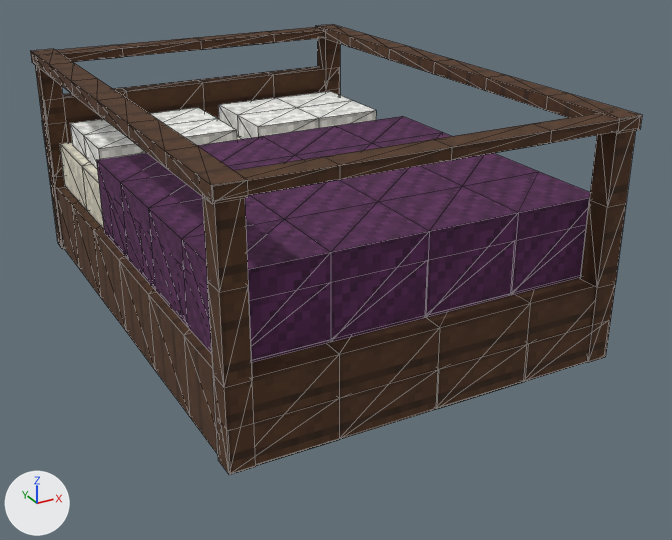
One commit to the glTF model art/props-3d/props/blocky/doubleBed_10.glb: the scene before it, then after it.
Rendered twice from a camera (50 mm lens) standing at (-1.95, -3.98, 2.26) and looking at (0.12, -0.21, 0.37). Lighting does not change. The marker at lower left points along +X, +Y and +Z. The older version comes first. Mesh edges are drawn as thin lines. Vertices at exactly the same position are counted once.

The scene before the commit, as lines of its bpy script (objects in view):
```python
me_doublebed_10 = bpy.data.meshes.new('doubleBed_10')
me_doublebed_10.from_pydata(...)  # 466 vertices, 792 faces; spans x -0.94..0.94, y -1.31..1.31, z 0.19..1.31
me_doublebed_10.materials.append(mat_blockyprops)  # picture img_blockyatlas
ob_doublebed_10 = bpy.data.objects.new('doubleBed_10', me_doublebed_10)
ob_doublebed_10.location = (0.0, 0.0, 0.0)
```
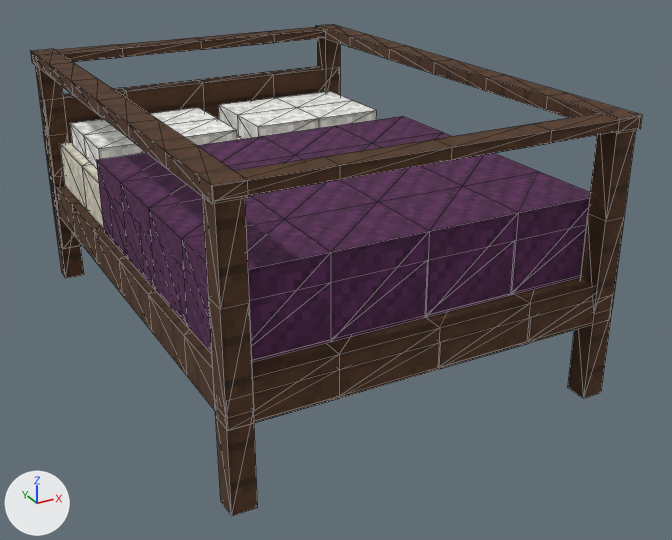
Where the change shows, as pixel boxes [x1, y1, x2, y2] in the pictures (672 x 540 px; the box of a moved part takes in the faces that stretch with it):
'doubleBed_10', reshaped (9% taller): before [30, 24, 642, 475]; after [30, 24, 642, 516]
part 1 of me_doublebed_10, moved or reshaped: before [57, 186, 595, 454]; after [57, 186, 595, 410]
part 2 of me_doublebed_10, moved or reshaped: before [254, 325, 592, 466]; after [253, 299, 595, 423]
part 3 of me_doublebed_10, moved or reshaped: before [35, 65, 68, 249]; after [35, 65, 84, 278]
part 4 of me_doublebed_10, moved or reshaped: before [202, 196, 256, 475]; after [202, 196, 258, 516]
part 5 of me_doublebed_10, moved or reshaped: [317, 38, 340, 95] in both
part 6 of me_doublebed_10, moved or reshaped: before [580, 131, 636, 363]; after [568, 131, 636, 398]

The change in detail:
me_doublebed_10 is used by ob_doublebed_10; location (0.0, 0.0, 0.0).
me_doublebed_10 had 466 vertices, 792 faces and spanned x -0.94..0.94, y -1.31..1.31, z 0.19..1.31.
me_doublebed_10 now has 466 vertices, 792 faces and spans x -0.94..0.94, y -1.31..1.31, z 0.0..1.31.
me_doublebed_10 part 1: the loose piece of 74 vertices spanning x -0.91..0.91, y -1.29..1.29, z 0.19..0.56 is scaled about its middle by (1, 1, 0.484), then moved by (0.0, 0.0, 0.1).
me_doublebed_10 part 2: the loose piece of 24 vertices spanning x -0.92..0.92, y -1.29..-1.2, z 0.19..0.38 is scaled about its middle by (1, 1, 0.667), then moved by (0.0, 0.0, 0.16).
me_doublebed_10 part 3: the loose piece of 20 vertices spanning x -0.93..-0.82, y 1.19..1.3, z 0.19..1.3 is scaled about its middle by (1, 1, 1.17), then moved by (0.0, 0.0, -0.09).
me_doublebed_10 part 4: the loose piece of 20 vertices spanning x -0.93..-0.82, y -1.3..-1.19, z 0.19..1.3 is scaled about its middle by (1, 1, 1.17), then moved by (0.0, 0.0, -0.09).
me_doublebed_10 part 5: the loose piece of 20 vertices spanning x 0.82..0.93, y 1.19..1.3, z 0.19..1.3 is scaled about its middle by (1, 1, 1.17), then moved by (0.0, 0.0, -0.09).
me_doublebed_10 part 6: the loose piece of 20 vertices spanning x 0.82..0.93, y -1.3..-1.19, z 0.19..1.3 is scaled about its middle by (1, 1, 1.17), then moved by (0.0, 0.0, -0.09).
